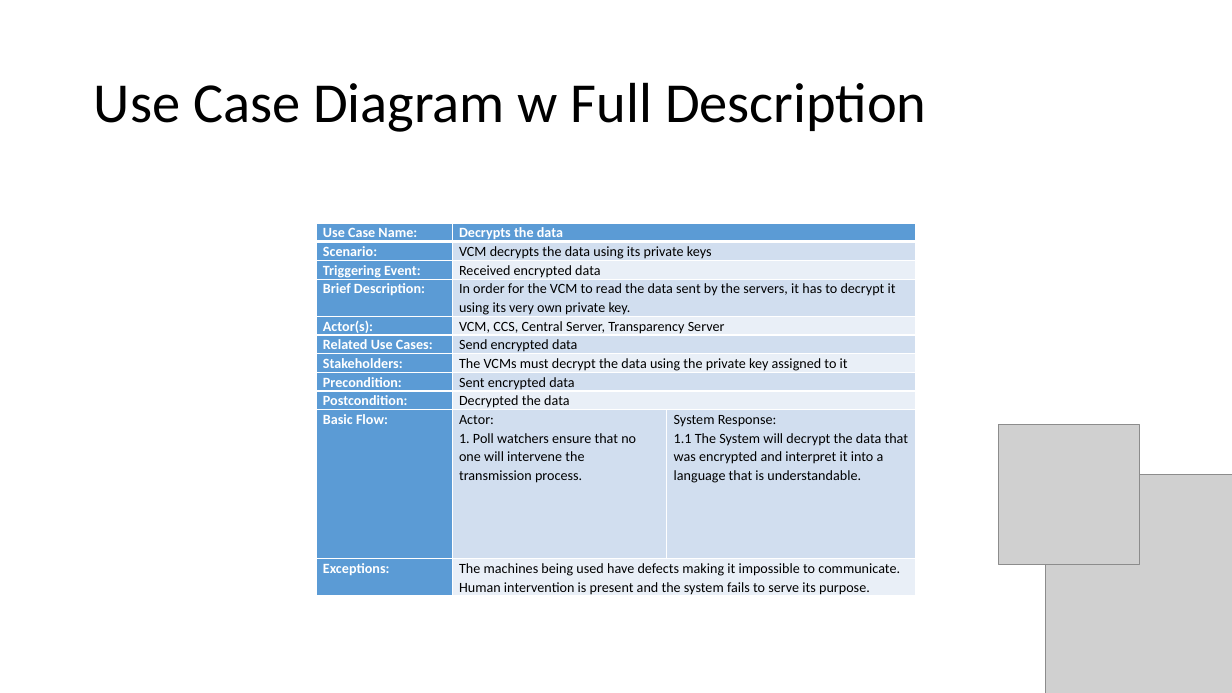
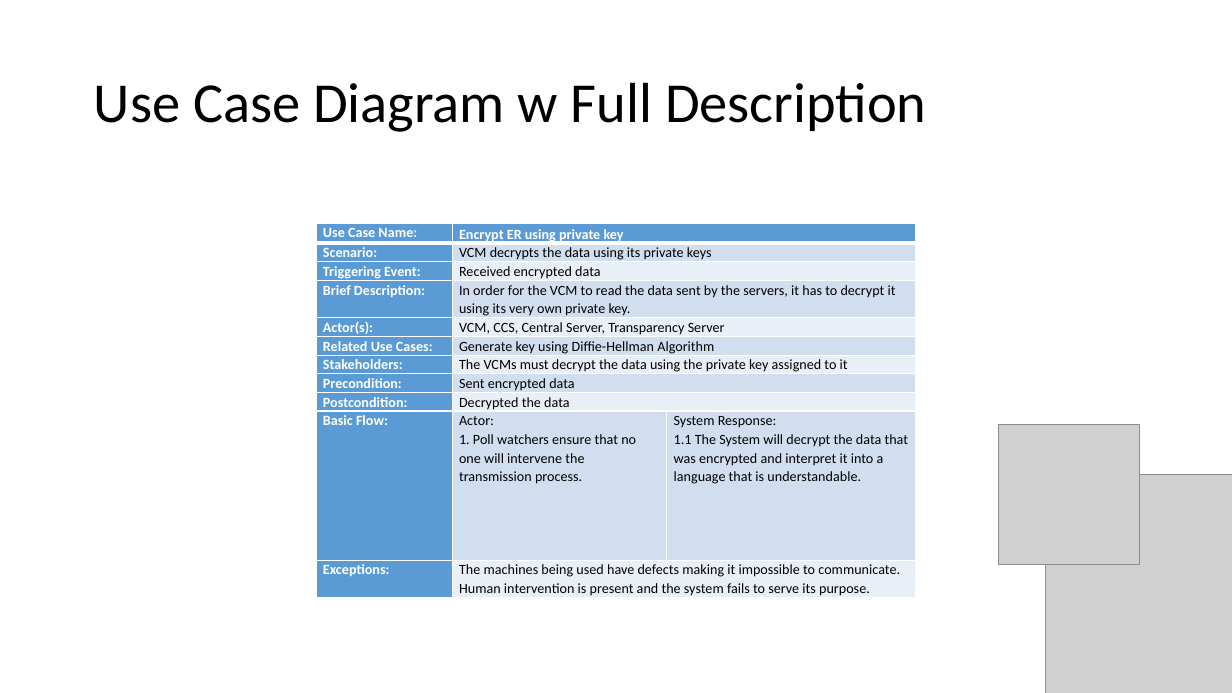
Before and after one commit to seans888/Project---Automate-Election, a slide deck: slide 22 of Documentation/Research Paper/AES diagrams.pptx (slide 19 before the commit). Drawn at 1232x693 pixels with LibreOffice and Linux fonts; fonts in the diff are those of the drawing; grey boxes stand for pictures. Boxes give left, top, right and bottom in pixels: in the first picture for what was removed or moved away, otherwise in the second. Text is boxed around its words. In the diff, an @@ line names an element or a change of style, - is before the commit and + after.

```diff
--- a/Documentation/Research Paper/AES diagrams.pptx
+++ b/Documentation/Research Paper/AES diagrams.pptx
@@ table at (x1=316, y1=223, x2=916, y2=600) @@
-row 1, column 2: Decrypts the data
+row 1, column 2: Encrypt ER using private key
-row 6, column 2: Send encrypted data
+row 6, column 2: Generate key using Diffie-Hellman Algorithm
```
Also in this commit, not shown: 18 other slides changed, 8 slides added, 2 slides removed.
